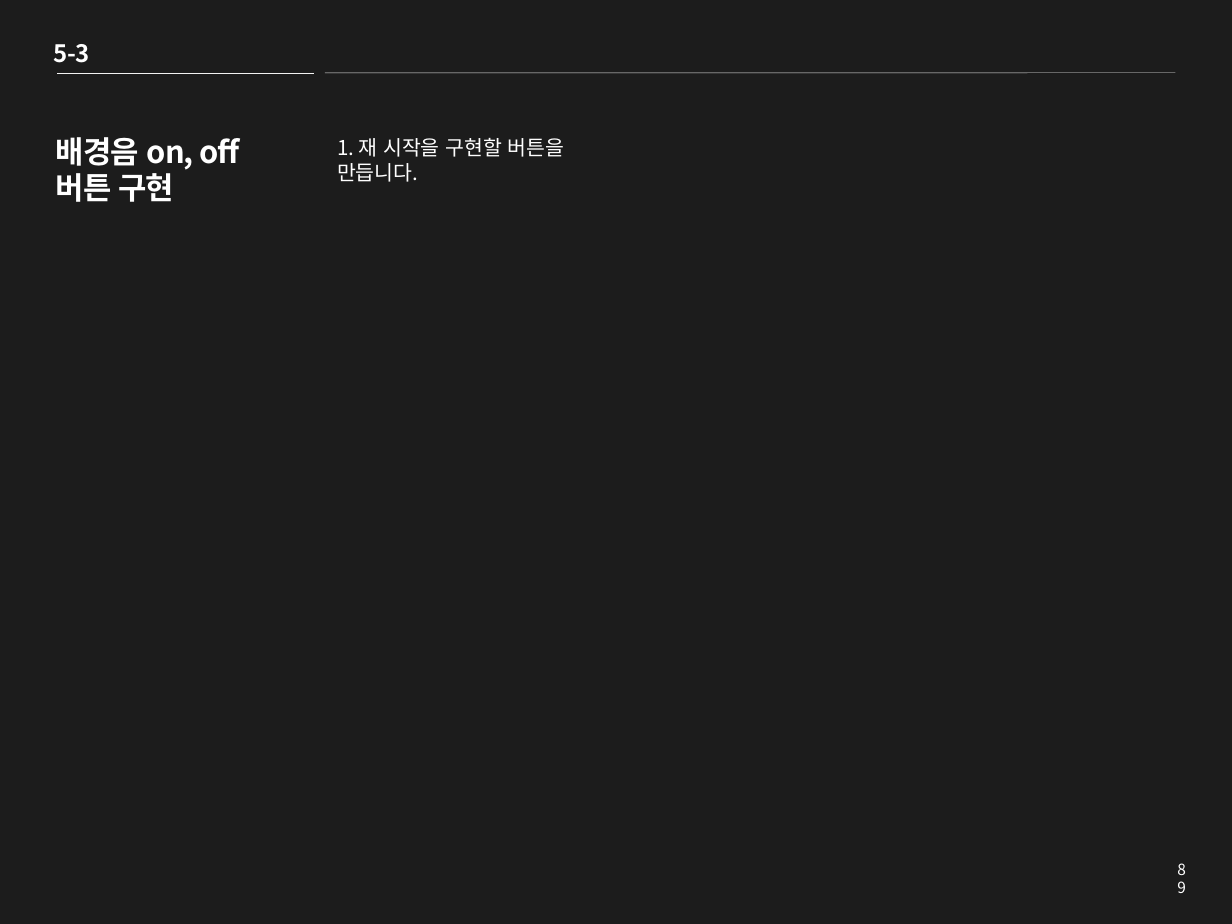
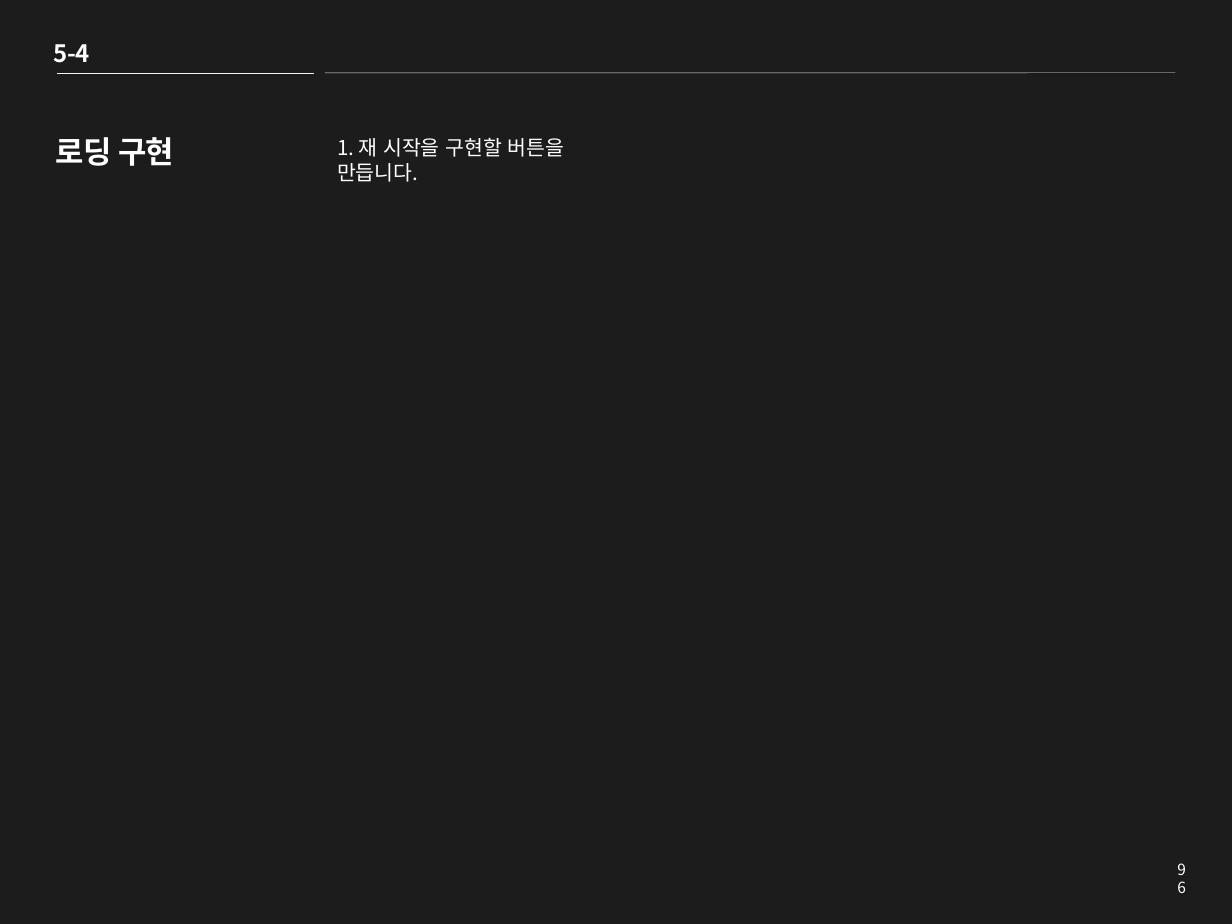
Before and after one commit to clianor/Unity-2D-Roguelike-tutorial, a slide deck: slide 96 of Roguelike PPT.pptx (slide 89 before the commit). Drawn at 1232x924 pixels with LibreOffice and Linux fonts; fonts in the diff are those of the drawing. Boxes give left, top, right and bottom in pixels: in the first picture for what was removed or moved away, otherwise in the second. Text is boxed around its words. In the diff, an @@ line names an element or a change of style, - is before the commit and + after.

```diff
--- a/Roguelike PPT.pptx
+++ b/Roguelike PPT.pptx
@@ text at <box>54,44,89,63</box>: text changed @@
-5-3
+5-4
@@ title at <box>56,137,174,166</box>: text changed @@
-배경음 on, off 버튼 구현
+로딩 구현
@@ page number at <box>1164,854,1199,885</box>: text changed @@
-89
+96
```
Also in this commit, not shown: 2 other slides changed, 7 slides added, 17 other files.
